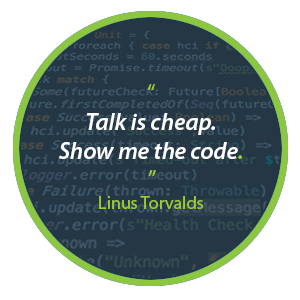
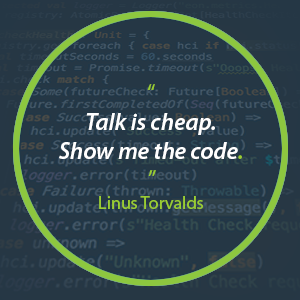
Layer changes from the first 300px x 300px image to the second:
painted on "Layer 8" over [0,0,300,300]
showed "Background", painted on it over [0,0,300,300]
